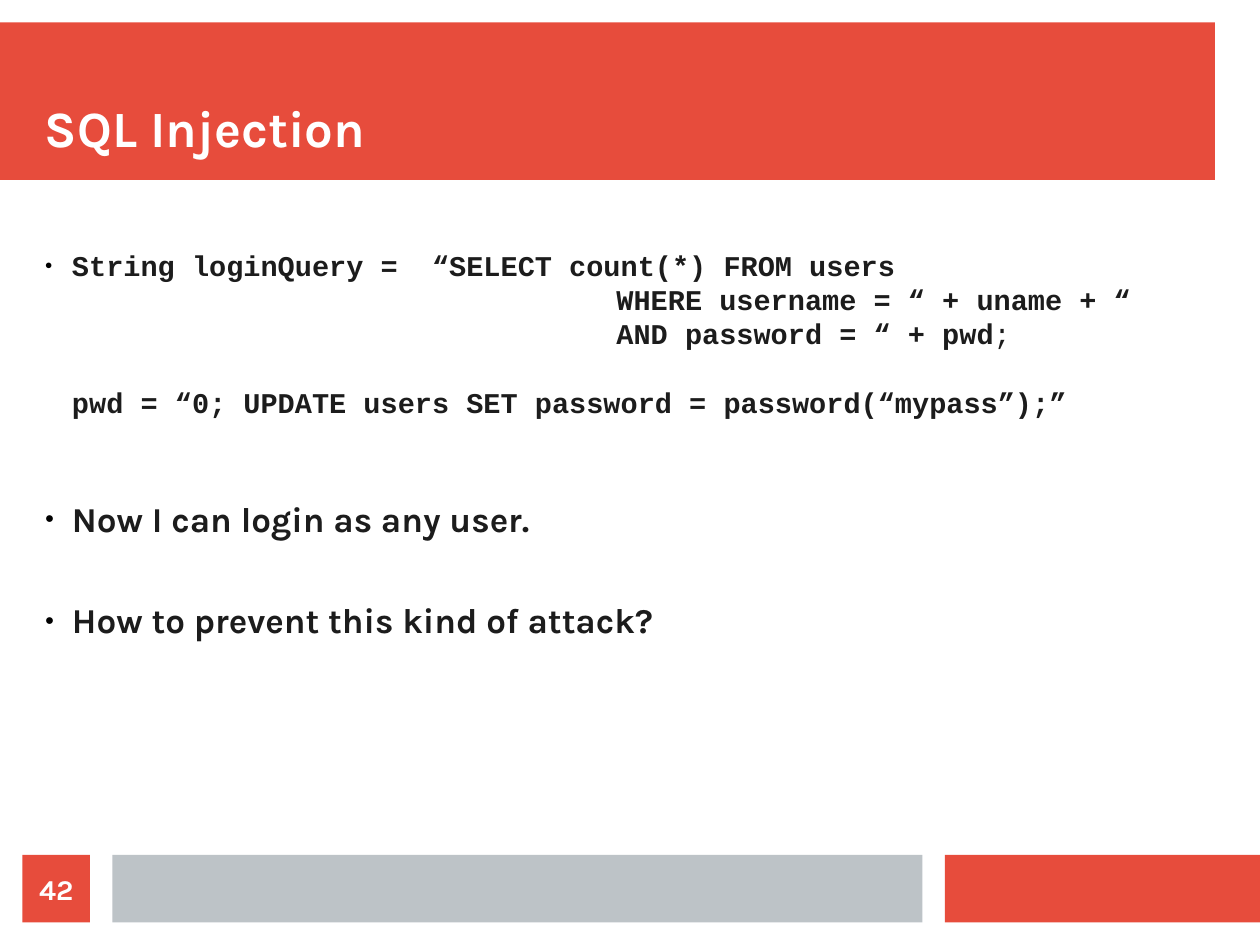
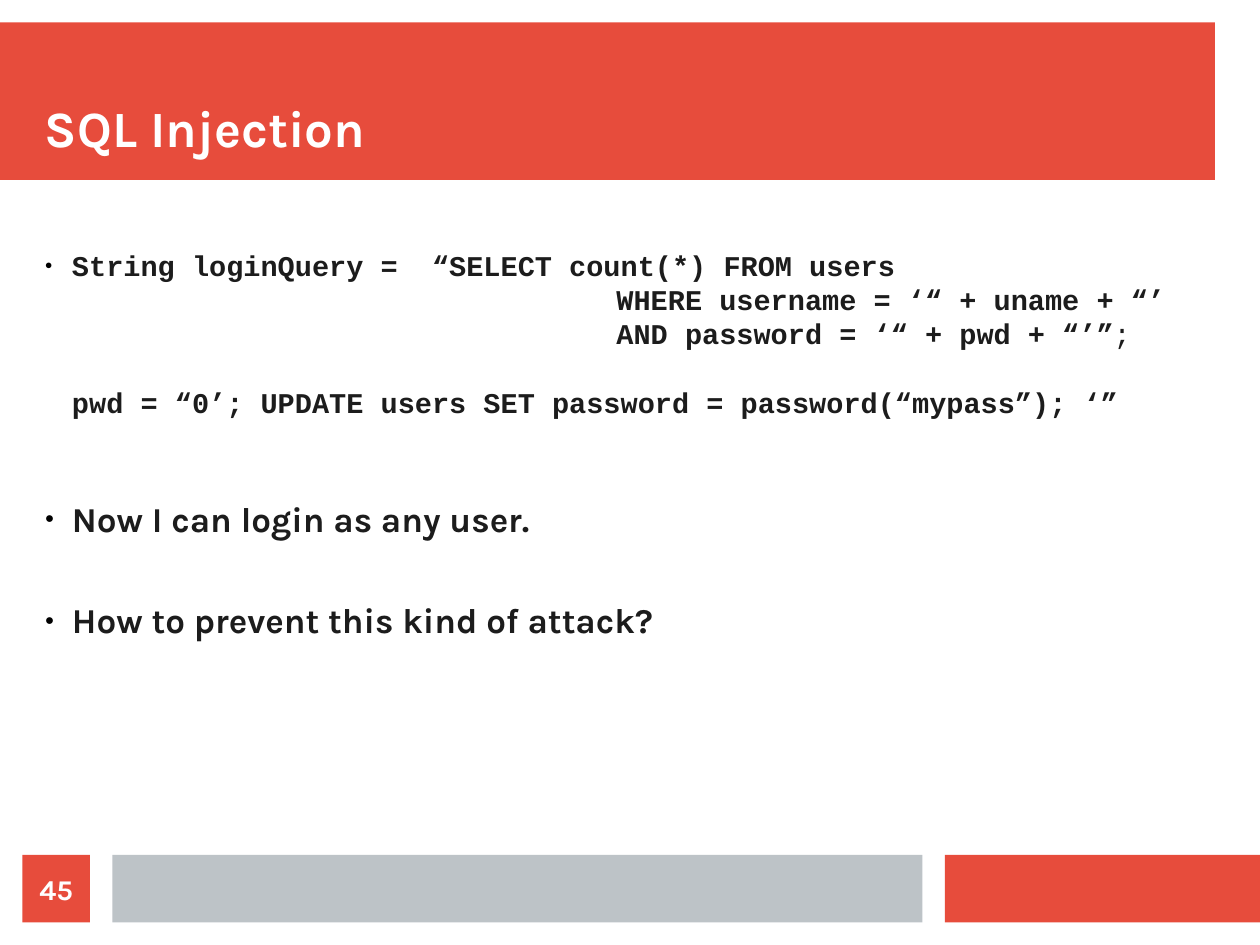
Before and after one commit to maxotta/pia-labs, a slide deck: slide 45 of lectures/security/security.odp (slide 42 before the commit). Drawn at 1260x945 pixels with LibreOffice and Linux fonts; fonts in the diff are those of the drawing. Boxes give left, top, right and bottom in pixels: in the first picture for what was removed or moved away, otherwise in the second. Text is boxed around its words. In the diff, an @@ line names an element or a change of style, - is before the commit and + after.

```diff
--- a/lectures/security/security.odp
+++ b/lectures/security/security.odp
@@ text at bbox=[72, 255, 1080, 419]: text changed @@
-● String loginQuery = “SELECT count(*) FROM users
-  WHERE username = “ + uname + “
-  AND password = “ + pwd;
-  pwd = “0; UPDATE users SET password = password(“mypass”);”
+● String loginQuery = “SELECT count(*) FROM users
+  WHERE username = ‘“ + uname + “’
+  AND password = ‘“ + pwd + “’”;
+  pwd = “0’; UPDATE users SET password = password(“mypass”); ‘”
@@ page number at bbox=[39, 881, 73, 901]: text changed @@
-42
+45
```
Also in this commit, not shown: 14 other slides changed, 3 slides added, 3 slides removed, 8 other files.
